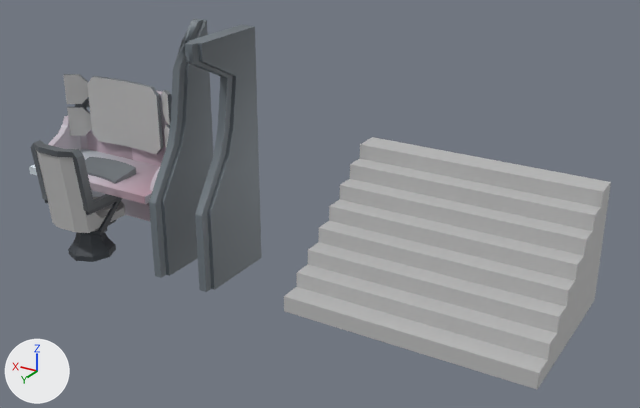
An edit to the FBX model First Person Puzzler/Assets/Art/Models/chair_lp.fbx, drawn before and after from the same camera.
Rendered twice from a 50 mm lens placed at (-7.95, 7.45, 5.18), pointed at (-2.98, -0.84, 1.03). Lighting does not change. The marker at lower left points along +X, +Y and +Z.

In view in the first picture: 'chair', 'chair_base', 'divider', 'divider.001', 'stair', 'terminal1'.
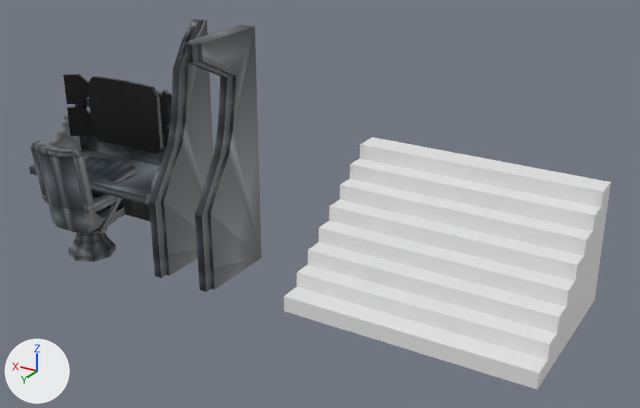
Pixel boxes [x1, y1, x2, y2] of what changed, in the pictures (640 x 408 px; the box of a moved part takes in the faces that stretch with it):
'stair', recoloured (grey to white): [284, 137, 611, 389] in both
part 1 of me_mesh_003, surface changed: [149, 19, 214, 278] in both
part 2 of me_mesh_004, surface changed: [185, 25, 262, 292] in both
part 3 of me_mesh_002, moved or reshaped: before [88, 168, 136, 184]; after [88, 168, 136, 183]
part 4 of me_mesh_002, surface changed: [29, 74, 172, 221] in both
part 5 of me_mesh_002, recoloured (grey to black): [63, 75, 89, 104] in both
part 6 of me_mesh_002, recoloured (grey to black): [67, 108, 92, 136] in both
part 7 of me_mesh_002, recoloured (grey to black): [162, 91, 170, 125] in both
part 8 of me_mesh_002, recoloured: [164, 125, 169, 147] in both
part 9 of me_mesh_002, recoloured (grey to black): [87, 77, 160, 154] in both

The edits, one by one:
Material 'Material' (mat_material) is new.
Its texture is img_colors_png.
Its roughness is 0.4.
Material 'screen3' (mat_screen3) is new.
Its base color is (0.0, 0.0, 0.0) (black #000000).
Material 'screen4' (mat_screen4) is new.
Its base color is (0.0, 0.0, 0.0) (black #000000).
Material 'screen2' (mat_screen2) is new.
Its base color is (0.0, 0.0, 0.0) (black #000000).
Material 'screen' (mat_screen) is new.
Its base color is (0.0, 0.0, 0.0) (black #000000).
Material 'screenmain' (mat_screenmain) is new.
Its base color is (0.0, 0.0, 0.0) (black #000000).
me_mesh_003 has 50 vertices, 55 faces and spans x -0.1..0.1, y 0.0..1.1, z 0.0..3.0.
me_mesh_003 is used by ob_divider; location (-1.2, -1.0, 0.0).
me_mesh_003 part 1: texture (UV) coordinates of 55 of 55 faces, centred in x -0.1..0.1, y 0.0..1.1, z 0.0..3.0, changed; they spanned u 0.01..0.02, v 0.96..0.98 and now span u 0.0..0.06, v 0.81..0.94.
me_mesh_004 has 52 vertices, 57 faces and spans x -0.1..0.1, y 0.0..1.1, z 0.0..3.0.
me_mesh_004 is used by ob_divider_001; location (-1.9, -1.0, 0.0).
me_mesh_004 part 2: texture (UV) coordinates of 57 of 57 faces, centred in x -0.1..0.1, y 0.0..1.1, z 0.0..3.0, changed; they spanned u 0.01..0.02, v 0.96..0.98 and now span u 0.0..0.06, v 0.81..0.94.
me_mesh_005 has 36 vertices, 50 faces and spans x -2.0..1.0, y -1.04..1.06, z 0.01..1.51.
me_mesh_005 no longer uses material mat_lambert1 (grey #bcbcbc).
me_mesh_002 is used by ob_terminal1; location (0.0, -0.5, 0.0).
me_mesh_002 had 283 vertices, 310 faces and spanned x -1.0..1.0, y -0.5..0.5, z 0.0..2.1.
me_mesh_002 no longer uses material mat_lambert2 (picture img_colors_png).
me_mesh_002 now has 283 vertices, 318 faces and spans x -1.0..1.0, y -0.5..0.5, z 0.0..2.1.
me_mesh_002 part 3: 14 vertices moved from x -0.4..0.4, y -0.09..0.38, z 0.94 to x -0.4..0.4, y -0.09..0.38, z 1.01.
me_mesh_002 part 4: 291 kept faces spanning x -1.0..1.0, y -0.5..0.5, z 0.0..2.1 get new texture (UV) coordinates.
me_mesh_002 part 5: 3 faces spanning x 0.64..0.89, y -0.34..-0.17, z 1.7..2.1 switch from mat_replacable_texture (grey #bcbcbc) to mat_screen (black #000000).
me_mesh_002 part 6: 3 faces spanning x 0.64..0.89, y -0.34..-0.17, z 1.25..1.65 switch from mat_replacable_texture (grey #bcbcbc) to mat_screen2 (black #000000).
me_mesh_002 part 7: 3 faces spanning x -0.89..-0.64, y -0.34..-0.17, z 1.7..2.1 switch from mat_replacable_texture (grey #bcbcbc) to mat_screen3 (black #000000).
me_mesh_002 part 8: 3 faces spanning x -0.89..-0.64, y -0.34..-0.17, z 1.25..1.65 switch from mat_replacable_texture (grey #bcbcbc) to mat_screen4 (black #000000).
me_mesh_002 part 9: 12 faces spanning x -0.6..0.6, y -0.35..-0.3, z 1.2..2.1 switch from mat_replacable_texture (grey #bcbcbc) to mat_screenmain (black #000000).
me_mesh_002 now uses material mat_material (picture img_colors_png).
